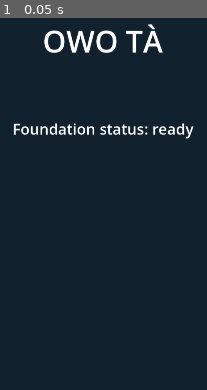
Above: before the commit, frame 1.
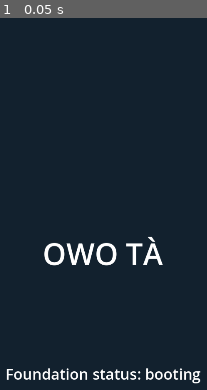
Above: after the commit, the same moment.

Repository: Olori24/Owo-Ta
Game: Godot game, scene res://scenes/TestScene.tscn
The game is run twice, just before and just after one commit, with the same random seed, the same clock (stepped at 60 frames per second) and the same inputs.
Inputs:
- Up to frame 1 (0.05 s): no input

The runs differ from the first frame. In frame 1, 5.5% of the frame differs, in the area x 2-98%, y 1-99%.

Commit message:
fix: address review findings and document setup

Diff:
--- a/scenes/TestScene.tscn
+++ b/scenes/TestScene.tscn
@@ -2,29 +2,47 @@
 
 [ext_resource type="Script" path="res://scripts/TestScene.gd" id="1_e7n7y"]
 
-[node name="TestScene" type="Node2D"]
+[node name="TestScene" type="Control"]
+layout_mode = 3
+anchors_preset = 15
+anchor_right = 1.0
+anchor_bottom = 1.0
+grow_horizontal = 2
+grow_vertical = 2
 script = ExtResource("1_e7n7y")
 
 [node name="Background" type="ColorRect" parent="."]
-offset_right = 1080.0
-offset_bottom = 1920.0
+layout_mode = 1
+anchors_preset = 15
+anchor_right = 1.0
+anchor_bottom = 1.0
+grow_horizontal = 2
+grow_vertical = 2
 color = Color(0.07, 0.13, 0.18, 1)
 
 [node name="Title" type="Label" parent="."]
-offset_left = 80.0
-offset_top = 120.0
-offset_right = 1000.0
-offset_bottom = 280.0
+layout_mode = 1
+anchors_preset = 8
+anchor_left = 0.5
+anchor_top = 0.32
+anchor_right = 0.5
+anchor_bottom = 0.42
+offset_left = -460.0
+offset_right = 460.0
 theme_override_font_sizes/font_size = 72
 text = "OWO TÀ"
 horizontal_alignment = 1
 vertical_alignment = 1
 
 [node name="Status" type="Label" parent="."]
-offset_left = 80.0
-offset_top = 360.0
-offset_right = 1000.0
-offset_bottom = 460.0
+layout_mode = 1
+anchors_preset = 8
+anchor_left = 0.5
+anchor_top = 0.48
+anchor_right = 0.5
+anchor_bottom = 0.56
+offset_left = -460.0
+offset_right = 460.0
 theme_override_font_sizes/font_size = 36
 text = "Foundation status: booting"
 horizontal_alignment = 1
